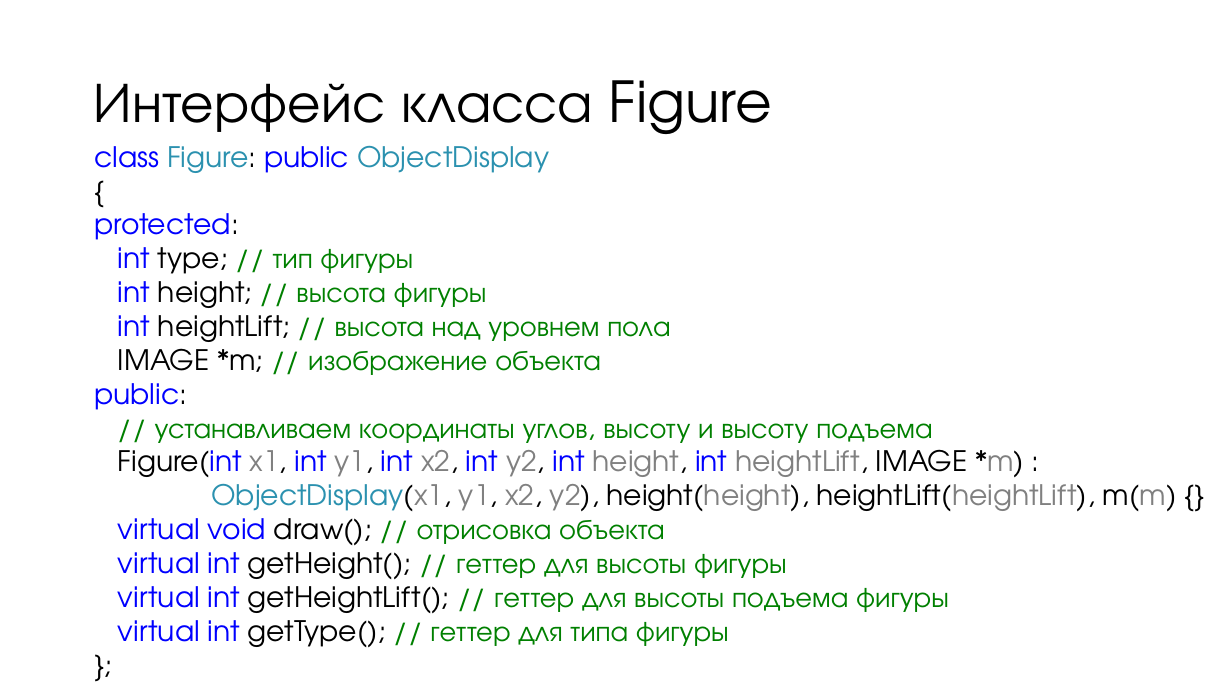
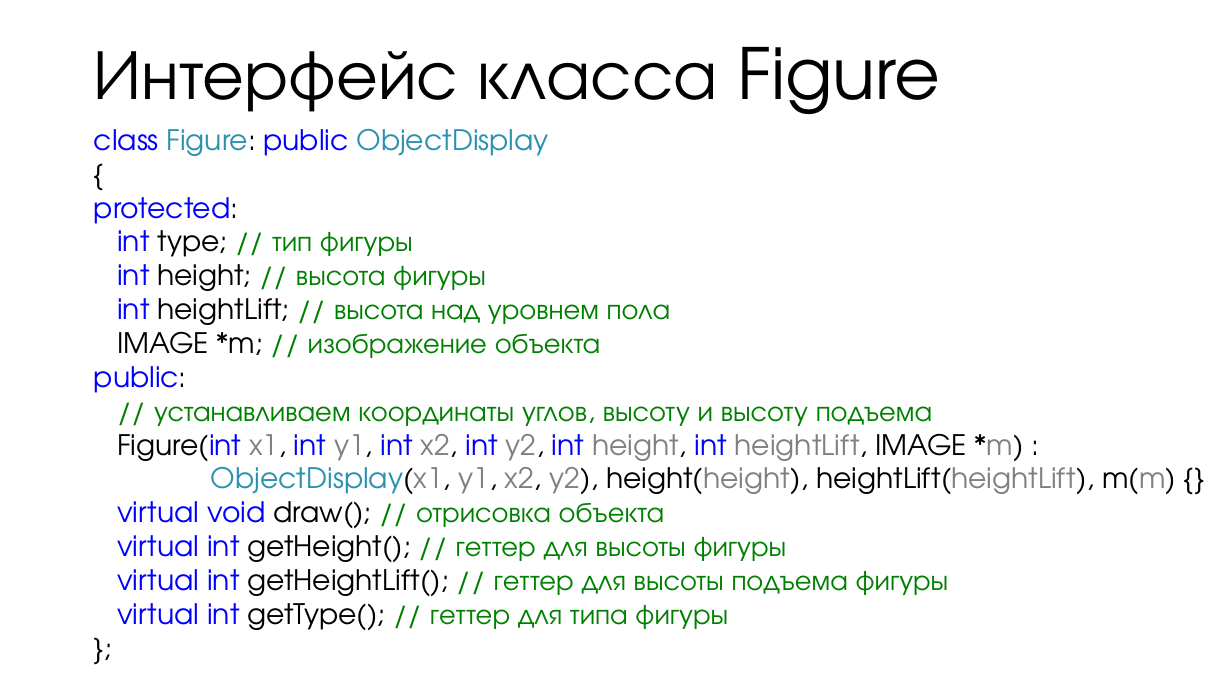
Before and after one commit to vladaderina/The-program-for-furniture-placement, a slide deck: slide 6 of Программа для размещения мебели.pptx. Drawn at 1232x693 pixels with LibreOffice and Linux fonts; fonts in the diff are those of the drawing. Boxes give left, top, right and bottom in pixels: in the first picture for what was removed or moved away, otherwise in the second. Text is boxed around its words. In the diff, an @@ line names an element or a change of style, - is before the commit and + after.

```diff
--- a/Программа для размещения мебели.pptx
+++ b/Программа для размещения мебели.pptx
@@ text "Интерфейс класса Figure": place and size @@
-text "Интерфейс класса Figure" at <box>94,80,772,134</box>
+text "Интерфейс класса Figure" at <box>94,47,941,114</box>
@@ text "Интерфейс класса Figure" at <box>94,47,941,114</box>: size 44 to 55 pt; line spacing 0.9 to 0.7 @@
@@ text "class Figure: public ObjectDisplay": place and size @@
-text "class Figure: public ObjectDisplay" at <box>94,145,1177,647</box>
+text "class Figure: public ObjectDisplay" at <box>94,128,1176,630</box>
```
Also in this commit, not shown: 8 other slides changed, 8 other files.
